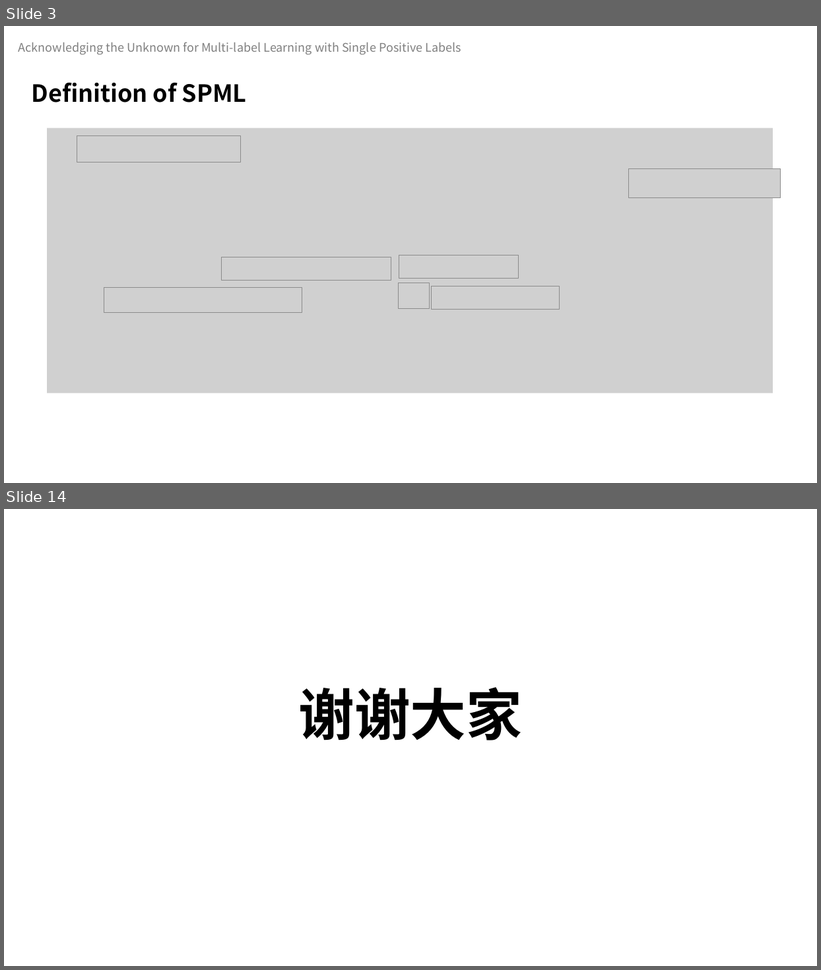
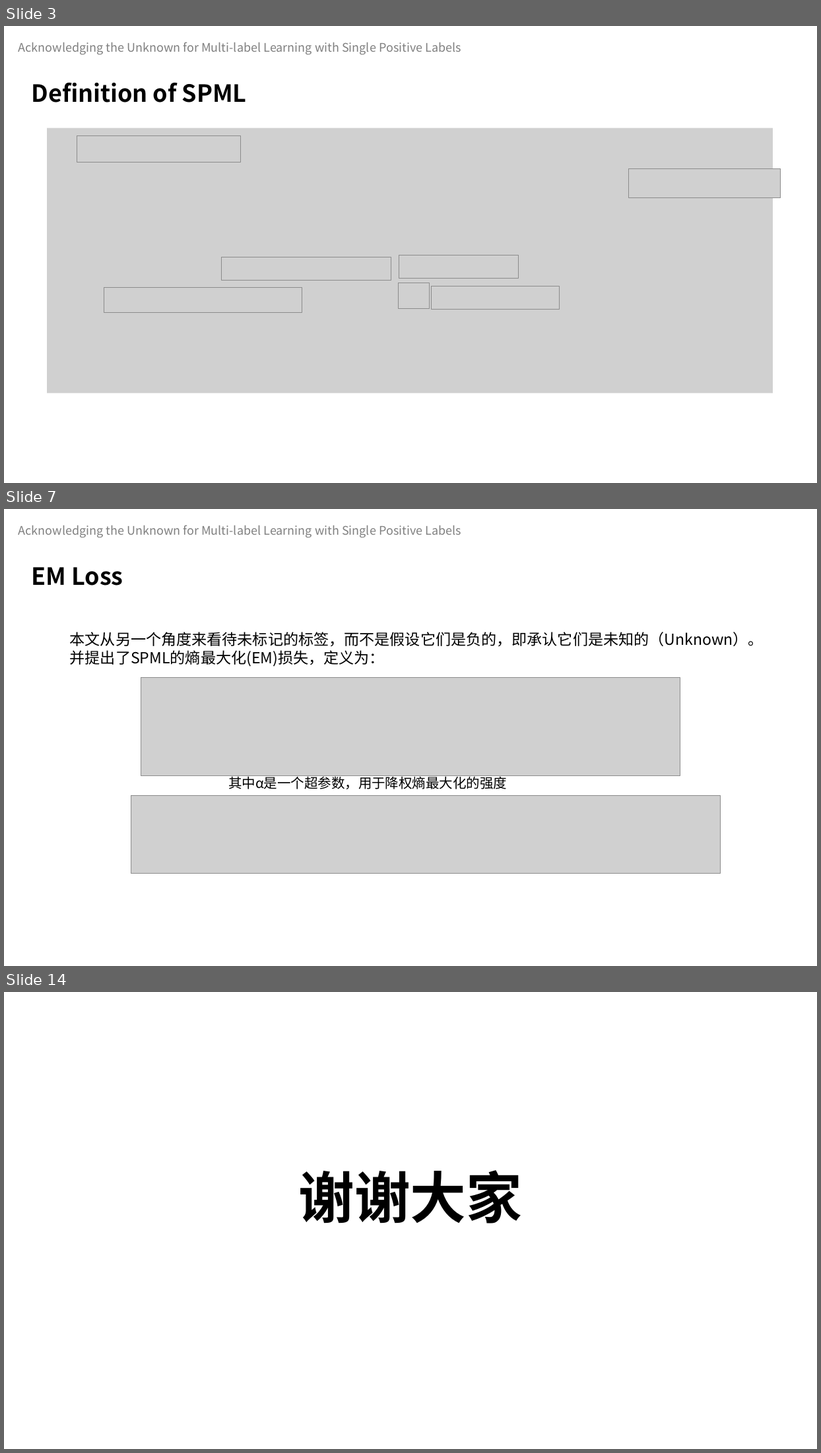
Before and after one commit to celeste-lingshi/Celeste, a slide deck: 汇报/23.4.28组会 项桂巳雨.pptx. Shown one above the other, each under a label of ours: slides 3 and 14 before the commit, slides 3, 7 and 14 after it; the slides between them are not shown. The pictures are 821x970 and 821x1453 pixels, drawn with LibreOffice and Linux fonts; fonts in the diff are those of the drawing; grey boxes stand for pictures. Boxes give left, top, right and bottom in pixels: in the first picture for what was removed or moved away, otherwise in the second. Text is boxed around its words. In the diff, an @@ line names an element or a change of style, - is before the commit and + after.

```diff
--- a/汇报/23.4.28组会 项桂巳雨.pptx
+++ b/汇报/23.4.28组会 项桂巳雨.pptx
@@ slide 7 added at box(4, 509, 817, 966), background #FFFFFF @@
@@ text added at box(19, 525, 461, 538), 14 pt, text #808080 @@
+Acknowledging the Unknown for Multi-label Learning with Single Positive Labels
@@ text added at box(32, 567, 123, 586), 28 pt, text #000000, bold @@
+EM Loss
@@ text added at box(70, 632, 764, 667), 18 pt, text #000000 @@
+本文从另一个角度来看待未标记的标签，而不是假设它们是负的，即承认它们是未知的（Unknown）。并提出了SPML的熵最大化(EM)损失，定义为：
@@ picture added at box(141, 677, 680, 776) @@
@@ text added at box(228, 775, 507, 789), 16 pt, text #000000 @@
+其中α是一个超参数，用于降权熵最大化的强度
@@ picture added at box(131, 795, 721, 874) @@
```
Also in this commit, not shown: 4 slides changed, 5 other slides added, 6 slides removed, 2 other files.
